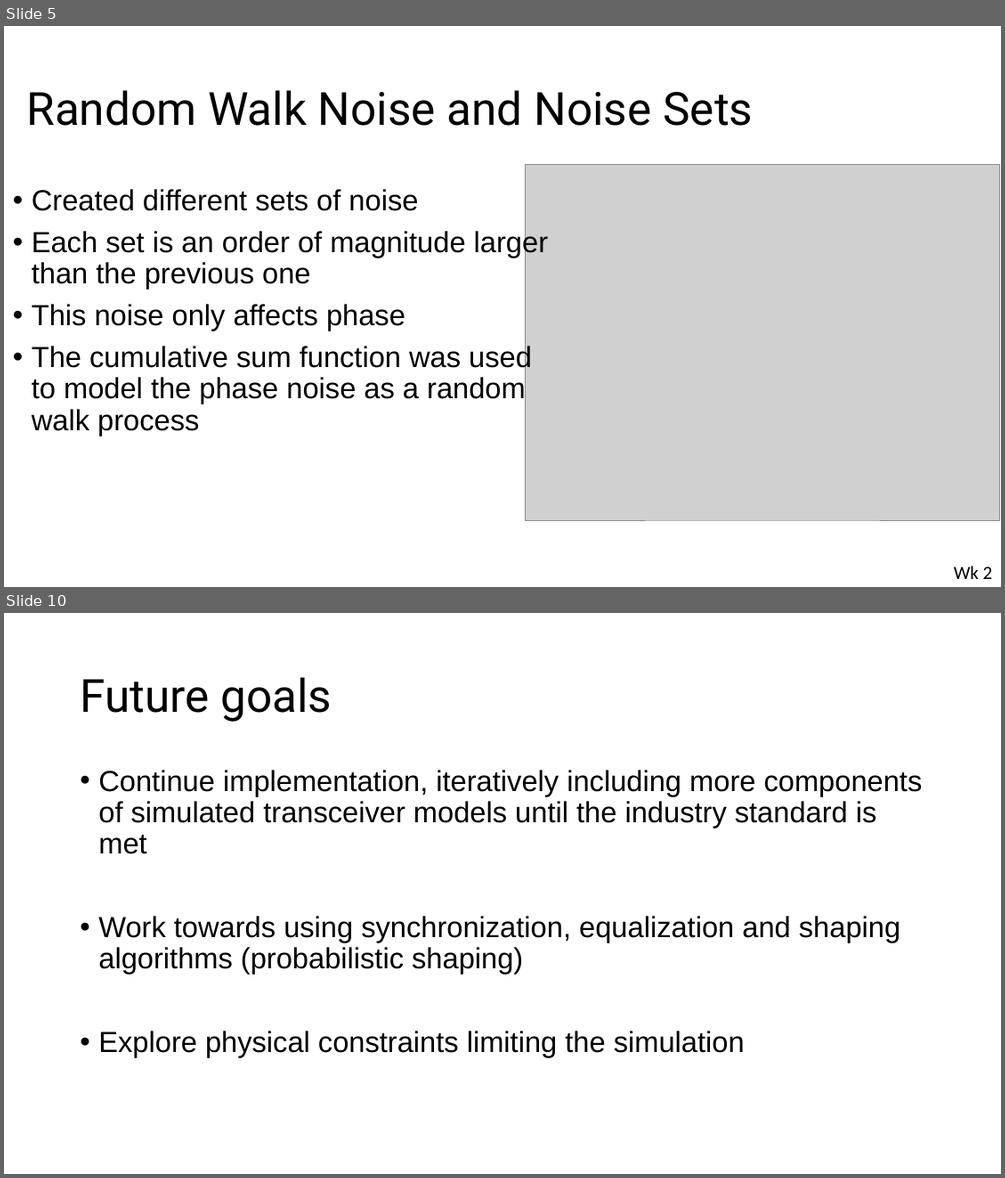
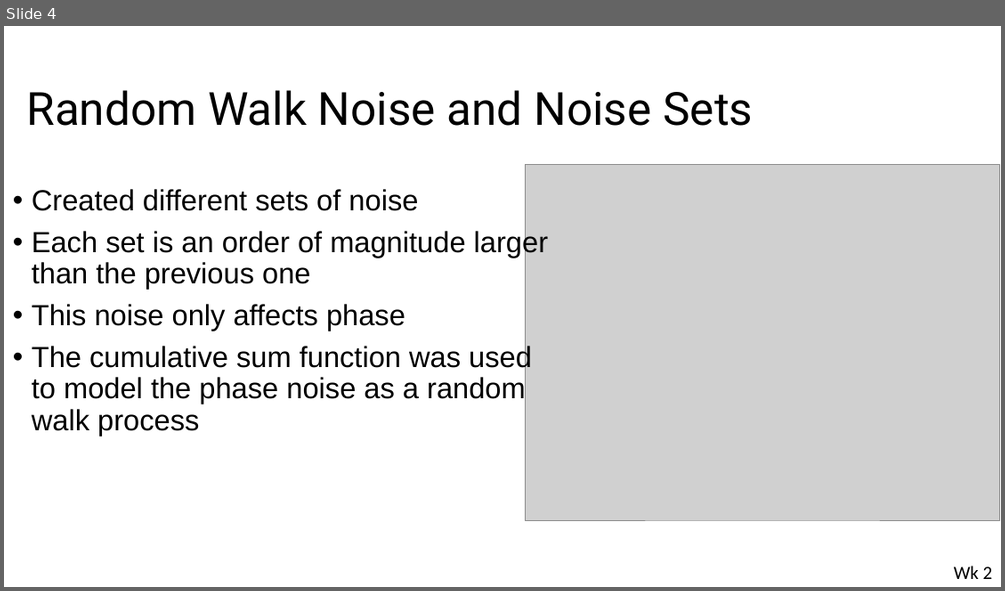
Before and after one commit to Emc54/CoherentTransceivers, a slide deck: Master's meetings presentation.pptx. Shown one above the other, each under a label of ours: slides 5 and 10 before the commit, slide 4 after it; the slides between them are not shown. The pictures are 1005x1178 and 1005x591 pixels, drawn with LibreOffice and Linux fonts; fonts in the diff are those of the drawing; grey boxes stand for pictures. Boxes give left, top, right and bottom in pixels: in the first picture for what was removed or moved away, otherwise in the second. Text is boxed around its words. In the diff, an @@ line names an element or a change of style, - is before the commit and + after.

```diff
--- a/Master's meetings presentation.pptx
+++ b/Master's meetings presentation.pptx
@@ slide 10 removed at bbox=[4, 613, 1001, 1174], background #FFFFFF @@
@@ title removed at bbox=[80, 677, 332, 722] @@
-Future goals
@@ text removed at bbox=[98, 770, 922, 1057] @@
-• Continue implementation, iteratively including more components of simulated transceiver models until the industry standard is met
-• Work towards using synchronization, equalization and shaping algorithms (probabilistic shaping)
-• Explore physical constraints limiting the simulation
@@ what was slide 5 is now slide 4 @@
```
Also in this commit, not shown: 3 slides changed, 1 slide added, 2 other slides removed, 1 other file.
